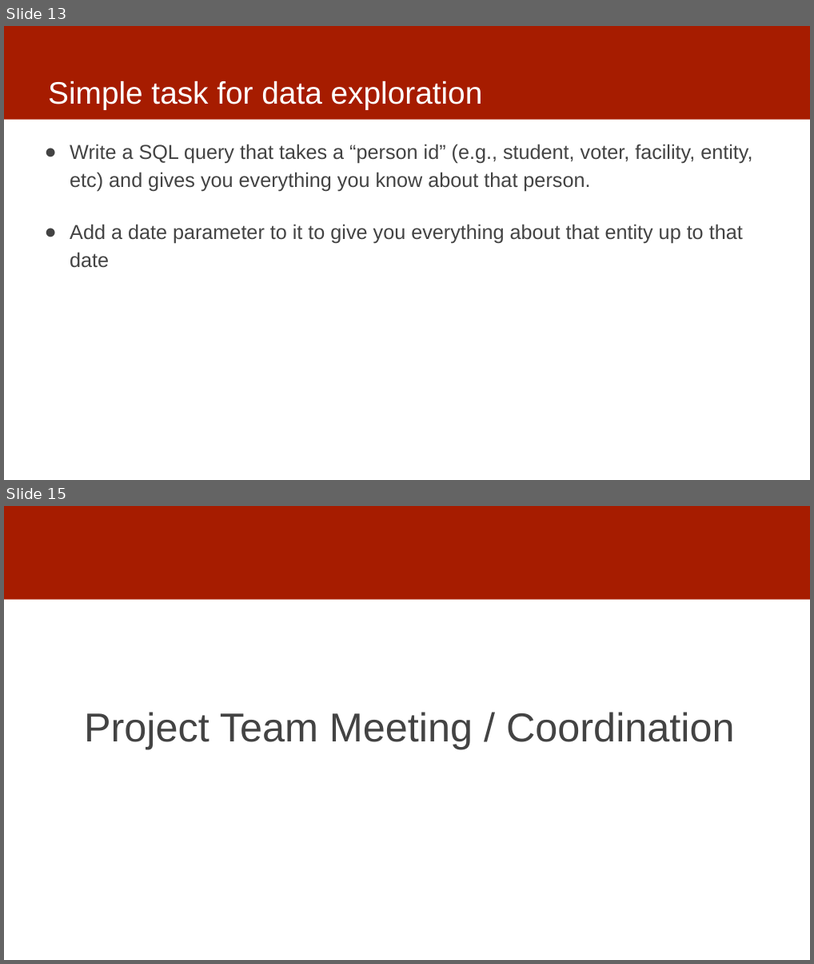
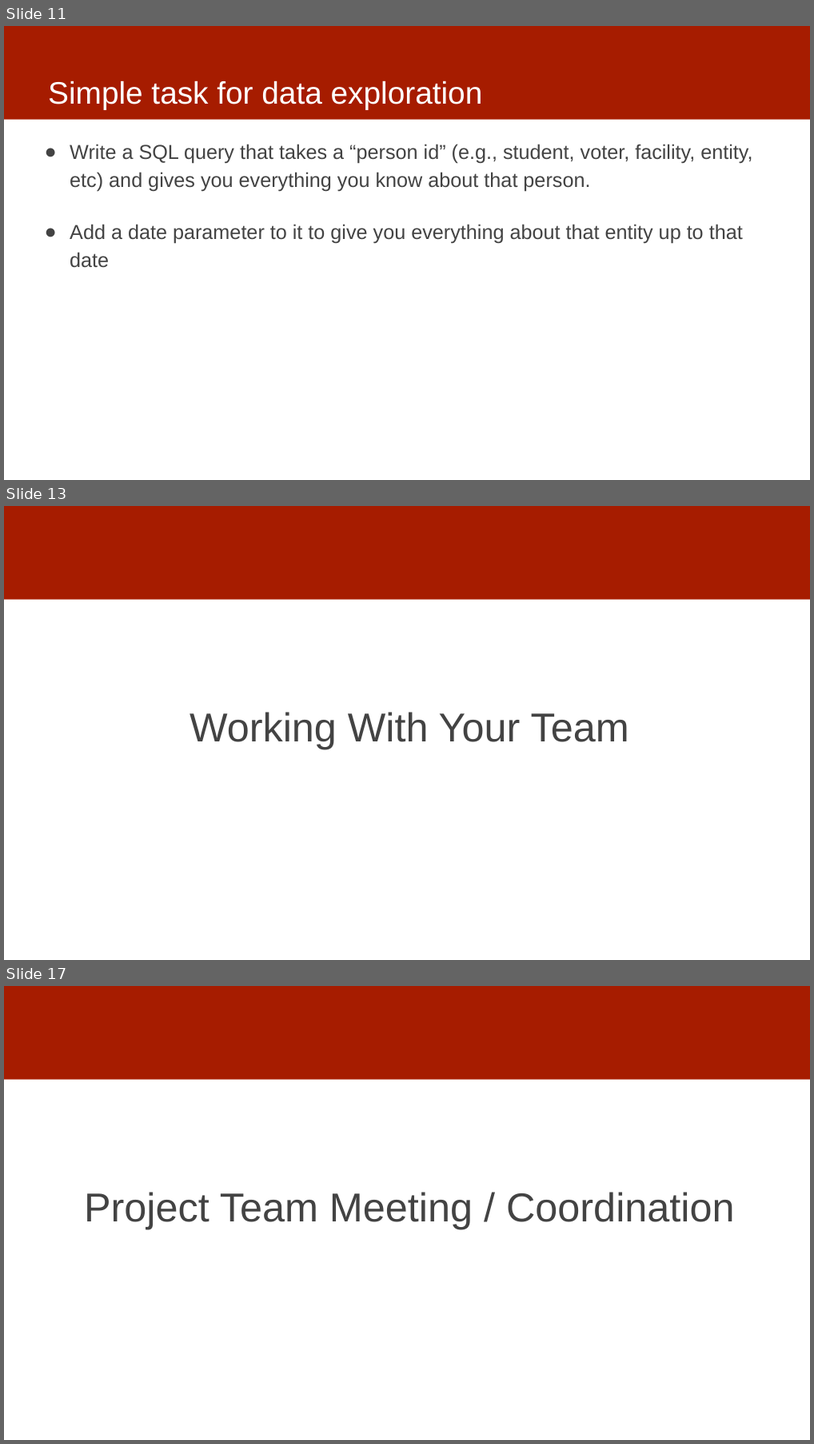
Before and after one commit to dssg/mlforpublicpolicylab, a slide deck: 03 - Data Exploration, Analytical Formulation, and Baselines/data-exploration.pptx. Shown one above the other, each under a label of ours: slides 13 and 15 before the commit, slides 11, 13 and 17 after it; the slides between them are not shown. The pictures are 814x964 and 814x1444 pixels, drawn with LibreOffice and Linux fonts; fonts in the diff are those of the drawing. Boxes give left, top, right and bottom in pixels: in the first picture for what was removed or moved away, otherwise in the second. Text is boxed around its words. In the diff, an @@ line names an element or a change of style, - is before the commit and + after.

```diff
--- a/03 - Data Exploration, Analytical Formulation, and Baselines/data-exploration.pptx
+++ b/03 - Data Exploration, Analytical Formulation, and Baselines/data-exploration.pptx
@@ slide 13 added at bbox=[4, 506, 810, 960], background #FFFFFF; not listed: 1 template element that a slide beside it also shows @@
@@ text added at bbox=[190, 712, 630, 749], 48 pt, text #434343 @@
+Working With Your Team
@@ what was slide 13 is now slide 11 @@
@@ what was slide 15 is now slide 17 @@
```
Also in this commit, not shown: 2 slides changed, 3 other slides added, 2 slides removed.
